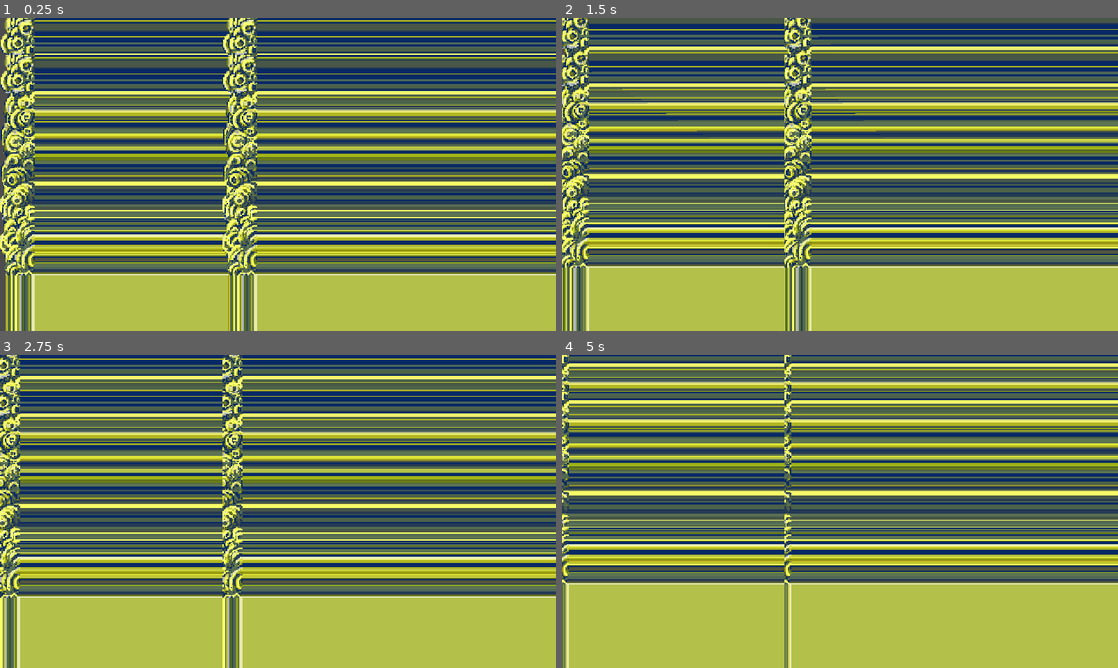
Above: before the commit, frames 1-4 (two rows, left to right).
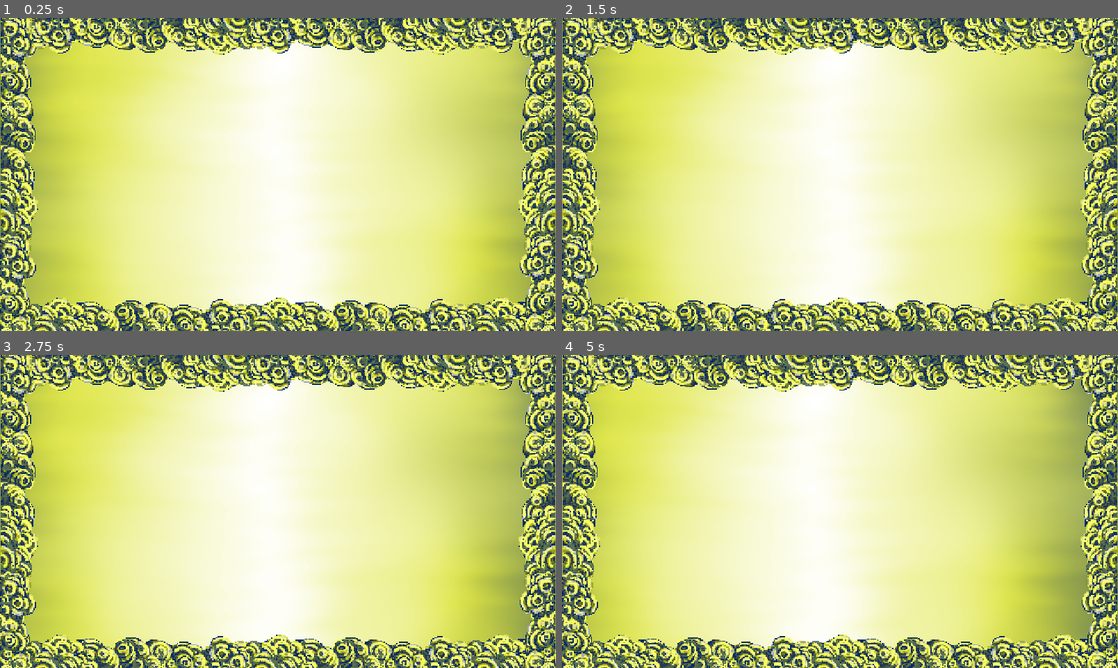
Above: after the commit, the same moments.

Repository: Seblis/Weaponized
Game: Godot game, scene res://levels/background/parallax_background.tscn
The game is run twice, just before and just after one commit, with the same random seed, the same clock (stepped at 60 frames per second) and the same inputs. The project has no main scene, so this scene is started directly.
Inputs (mouse positions are in pixels of both pictures, inside the frame that each line leads up to):
- Up to frame 1 (0.25 s): no input
- Up to frame 2 (1.5 s): move the mouse to (962, 158) at 0.52 s; hold D (move_right) 0.53-1.28 s; hold Space (fire) 0.53-1.28 s; move the mouse to (728, 190) at 1.27 s; hold S (move_down) from 1.28 s (still down); tap Space (fire) at 1.35 s
- Up to frame 3 (2.75 s): move the mouse to (333, 442) at 2.02 s; release S (move_down) at 2.03 s; hold D (move_right) from 2.03 s (still down); hold Space (fire) from 2.03 s (still down)
- Up to frame 4 (5 s): move the mouse to (812, 574) at 2.77 s; release D (move_right) at 2.78 s; release Space (fire) at 2.78 s; hold W (move_up) 2.78-3.53 s; tap Space (fire) at 2.85, 4.35 s; move the mouse to (1006, 558) at 3.52 s; hold Space (fire) 3.53-4.28 s; hold A (move_left) from 3.53 s (still down); move the mouse to (673, 464) at 4.27 s

The runs differ from the first frame. In frame 1, 95% of the frame differs, in the area x 0-100%, y 0-100%; in frame 2, 94%; in frame 3, 94%; in frame 4, 94%.

Commit message:
Added frames
created framing

Diff:
--- a/levels/background/parallax_background.gd
+++ b/levels/background/parallax_background.gd
@@ -1,7 +1,7 @@
 extends ParallaxBackground
 
 # if changed remember to update the preload file location path
-@export var background_texture = preload("res://levels/background/Acid_Side_BG.png")
+@export var background_texture = preload("res://levels/background/Acid_BG.png")
 @export var slide_speed = 20
 
 @onready var sprite = $ParallaxLayer/Sprite2D
@@ -10,7 +10,7 @@
 	sprite.texture = background_texture
 
 func _physics_process(delta: float) -> void:
-	sprite.region_rect.position += delta * Vector2(slide_speed,slide_speed)
+	sprite.region_rect.position.x += delta * slide_speed
 	# pick correct numbers for Vector2 below
-	if sprite.region_rect.position >= Vector2(128,768):
+	if sprite.region_rect.position >= Vector2(20000,200000):
 		sprite.region_rect.position = Vector2.ZERO
--- a/levels/background/parallax_background.tscn
+++ b/levels/background/parallax_background.tscn
@@ -1,16 +1,67 @@
-[gd_scene load_steps=3 format=3 uid="uid://b2bou7crdj5ri"]
+[gd_scene load_steps=4 format=3 uid="uid://b2bou7crdj5ri"]
 
 [ext_resource type="Script" path="res://levels/background/parallax_background.gd" id="1_kiemq"]
+[ext_resource type="Texture2D" uid="uid://bbgeadrbj7bdy" path="res://levels/background/Acid_BG.png" id="2_6splg"]
 [ext_resource type="Texture2D" uid="uid://c10fryjdd7pfr" path="res://levels/background/Acid_Side_BG.png" id="2_bo6i0"]
 
 [node name="ParallaxBackground" type="ParallaxBackground"]
 script = ExtResource("1_kiemq")
 
 [node name="ParallaxLayer" type="ParallaxLayer" parent="."]
-motion_mirroring = Vector2(768, 128)
+motion_mirroring = Vector2(1920, 0)
 
 [node name="Sprite2D" type="Sprite2D" parent="ParallaxLayer"]
-texture = ExtResource("2_bo6i0")
+texture = ExtResource("2_6splg")
 centered = false
 region_enabled = true
 region_rect = Rect2(0, 0, 1920, 1080)
+
+[node name="Frames" type="Node2D" parent="ParallaxLayer"]
+
+[node name="LeftFrame" type="Sprite2D" parent="ParallaxLayer/Frames"]
+position = Vector2(67, 382)
+texture = ExtResource("2_bo6i0")
+flip_h = true
+
+[node name="SecondLeftFrame" type="Sprite2D" parent="ParallaxLayer/Frames"]
+position = Vector2(64, 1149)
+texture = ExtResource("2_bo6i0")
+flip_h = true
+
+[node name="TopFrame" type="Sprite2D" parent="ParallaxLayer/Frames"]
+position = Vector2(495, 63)
+rotation = -1.57079
+texture = ExtResource("2_bo6i0")
+
+[node name="SecondTopFrame" type="Sprite2D" parent="ParallaxLayer/Frames"]
+position = Vector2(1253, 63)
+rotation = -1.57079
+texture = ExtResource("2_bo6i0")
+
+[node name="ThirdTopFrame" type="Sprite2D" parent="ParallaxLayer/Frames"]
+position = Vector2(2020, 61)
+rotation = -1.57079
+texture = ExtResource("2_bo6i0")
+
+[node name="BottomFrame" type="Sprite2D" parent="ParallaxLayer/Frames"]
+position = Vector2(475, 1030)
+rotation = 1.57079
+texture = ExtResource("2_bo6i0")
+
+[node name="SecondBottomFrame" type="Sprite2D" parent="ParallaxLayer/Frames"]
+position = Vector2(1233, 1030)
+rotation = 1.57079
+texture = ExtResource("2_bo6i0")
+
+[node name="ThirdBottomFrame" type="Sprite2D" parent="ParallaxLayer/Frames"]
+position = Vector2(2000, 1028)
+rotation = 1.57079
+texture = ExtResource("2_bo6i0")
+
+[node name="RightFrame" type="Sprite2D" parent="ParallaxLayer/Frames"]
+position = Vector2(1854, 382)
+texture = ExtResource("2_bo6i0")
+
+[node name="SecondRightFrame" type="Sprite2D" parent="ParallaxLayer/Frames"]
+position = Vector2(1854, 1140)
+texture = ExtResource("2_bo6i0")
